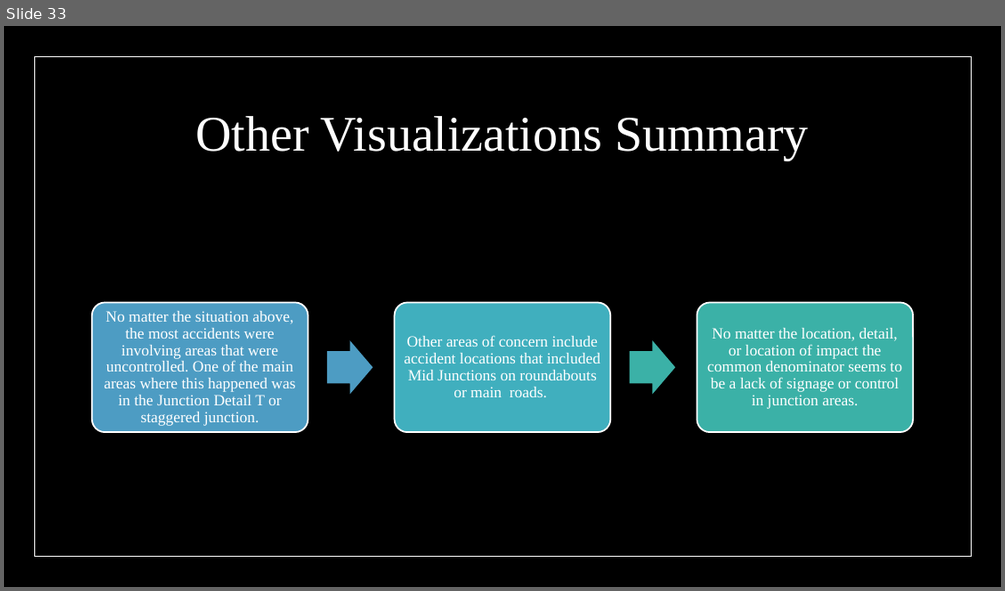
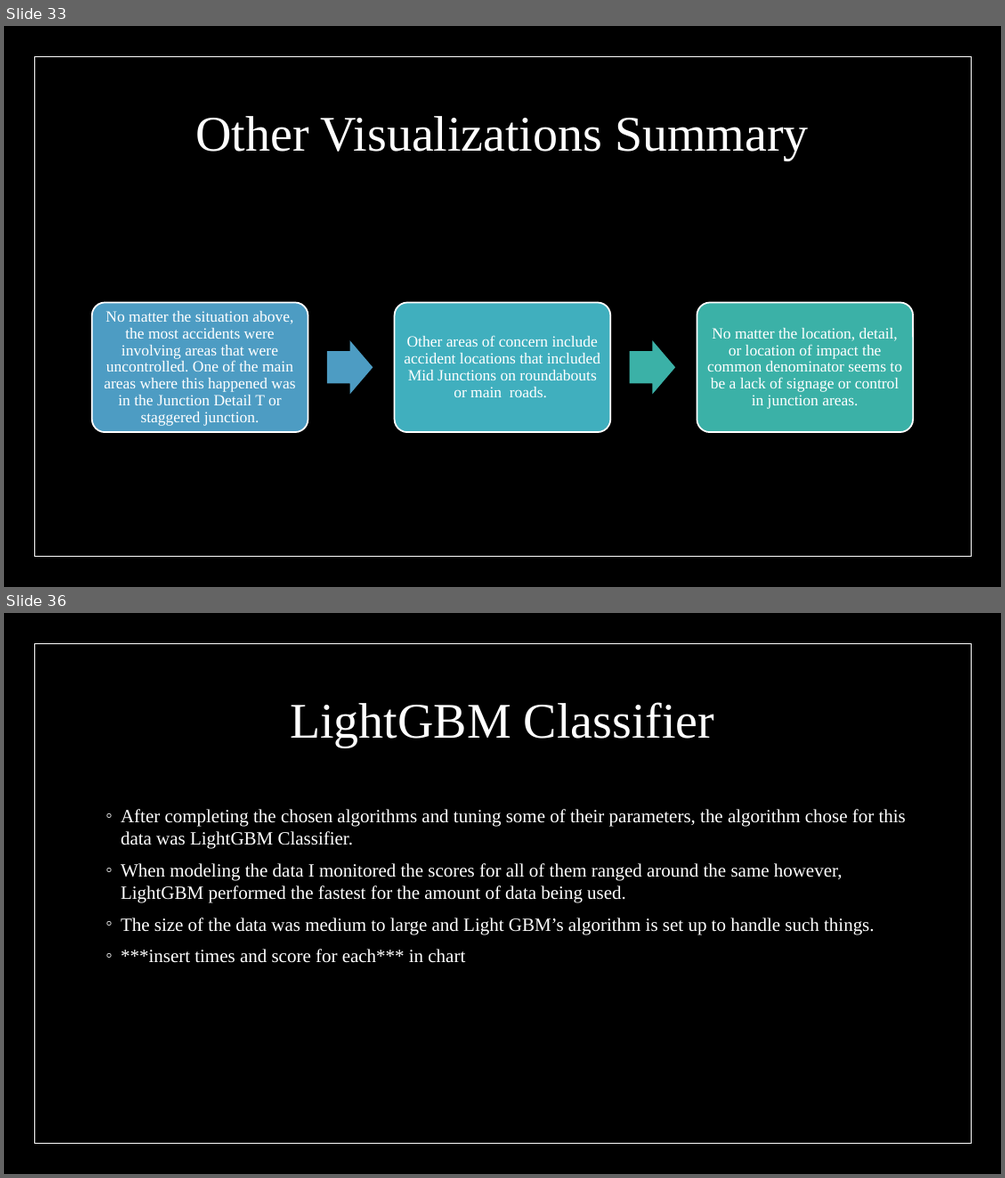
Before and after one commit to GenTaylor/Traffic-Accident-Analysis, a slide deck: Traffic Analysis and Severity Prediction.pptx. Shown one above the other, each under a label of ours: slide 33 before the commit, slides 33 and 36 after it; the slides between them are not shown. The pictures are 1005x591 and 1005x1178 pixels, drawn with LibreOffice and Linux fonts; fonts in the diff are those of the drawing. Boxes give left, top, right and bottom in pixels: in the first picture for what was removed or moved away, otherwise in the second. Text is boxed around its words. In the diff, an @@ line names an element or a change of style, - is before the commit and + after.

```diff
--- a/Traffic Analysis and Severity Prediction.pptx
+++ b/Traffic Analysis and Severity Prediction.pptx
@@ slide 36 added at (x1=4, y1=613, x2=1001, y2=1174), background #000000; not listed: 2 template elements that a slide beside it also shows @@
@@ title added at (x1=290, y1=702, x2=714, y2=747), 48 pt, text #FFFFFF @@
+LightGBM Classifier
@@ text added at (x1=121, y1=809, x2=906, y2=963), 18 pt, text #FFFFFF @@
+◦ After completing the chosen algorithms and tuning some of their parameters, the algorithm chose for this data was LightGBM Classifier.
+◦ When modeling the data I monitored the scores for all of them ranged around the same however, LightGBM performed the fastest for the amount of data being used.
+◦ The size of the data was medium to large and Light GBM’s algorithm is set up to handle such things.
+◦ ***insert times and score for each*** in chart
```
Also in this commit, not shown: 3 slides changed, 1 other slide added, 1 other file.
